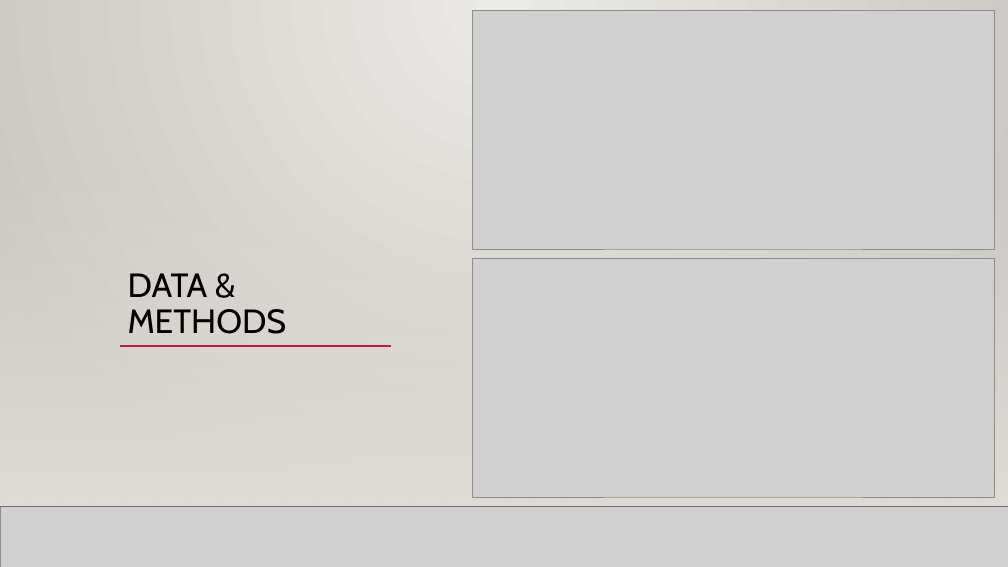
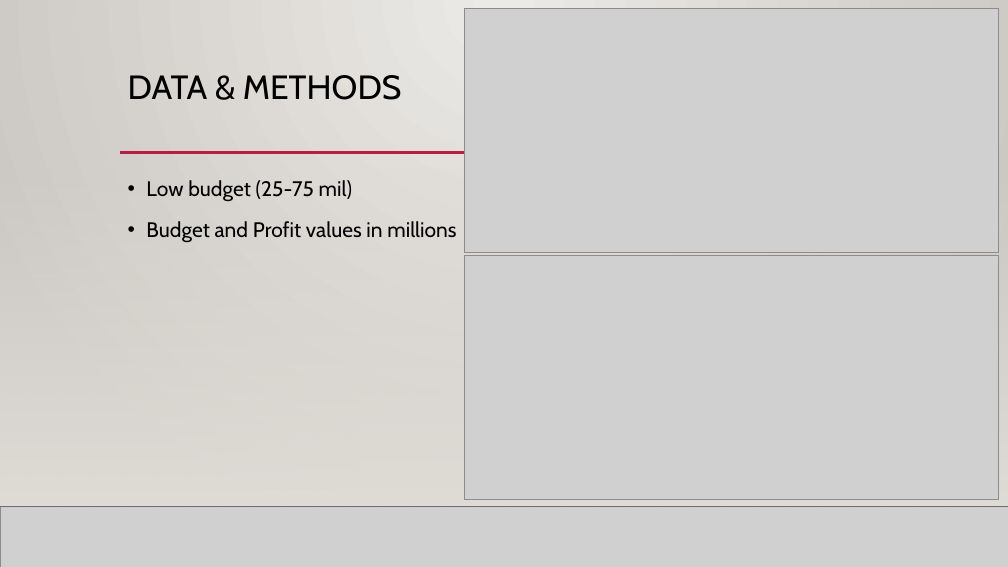
Before and after one commit to jnhoogstra/movie_analysis_Microsoft, a slide deck: slide 8 of Phase 1 Presentation.pptx. Drawn at 1008x567 pixels with LibreOffice and Linux fonts; fonts in the diff are those of the drawing; grey boxes stand for pictures; background and template pictures are left out. Boxes give left, top, right and bottom in pixels: in the first picture for what was removed or moved away, otherwise in the second. Text is boxed around its words. In the diff, an @@ line names an element or a change of style, - is before the commit and + after.

```diff
--- a/Phase 1 Presentation.pptx
+++ b/Phase 1 Presentation.pptx
@@ picture resized from (x1=473, y1=11, x2=994, y2=250) to (x1=465, y1=9, x2=998, y2=253) @@
@@ title "DATA & METHODS" moved from (x1=128, y1=273, x2=287, y2=334) to (x1=128, y1=75, x2=402, y2=100) @@
@@ title "DATA & METHODS" at (x1=128, y1=75, x2=402, y2=100): vertical alignment bottom to top @@
@@ line added from (120, 153) to (579, 153), #B71E42 2.5 pt @@
@@ text added at (x1=146, y1=180, x2=456, y2=243), 20 pt, text #000000 @@
+• Low budget (25-75 mil)
+• Budget and Profit values in millions
@@ picture resized from (x1=473, y1=259, x2=994, y2=498) to (x1=465, y1=256, x2=998, y2=500) @@
@@ line removed from (120, 346) to (391, 346) @@
```
Also in this commit, not shown: 10 other slides changed, 1 other file.
